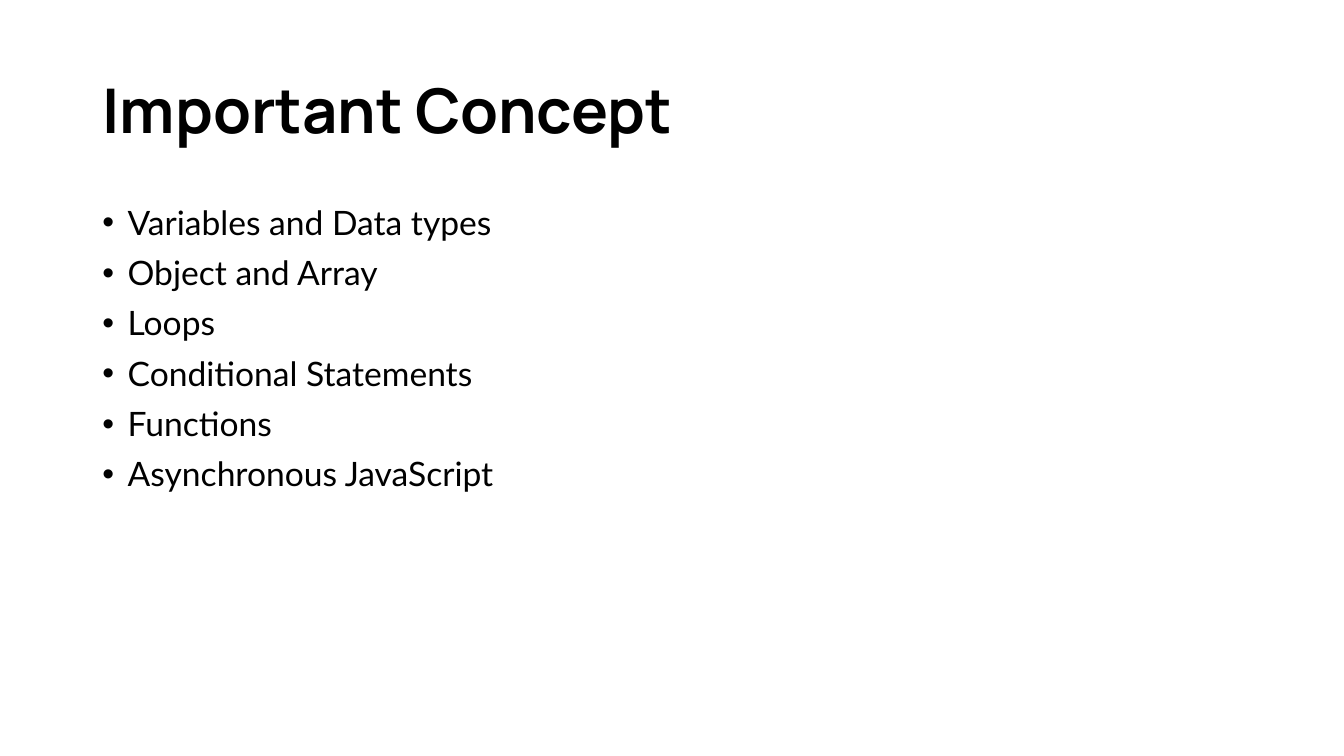
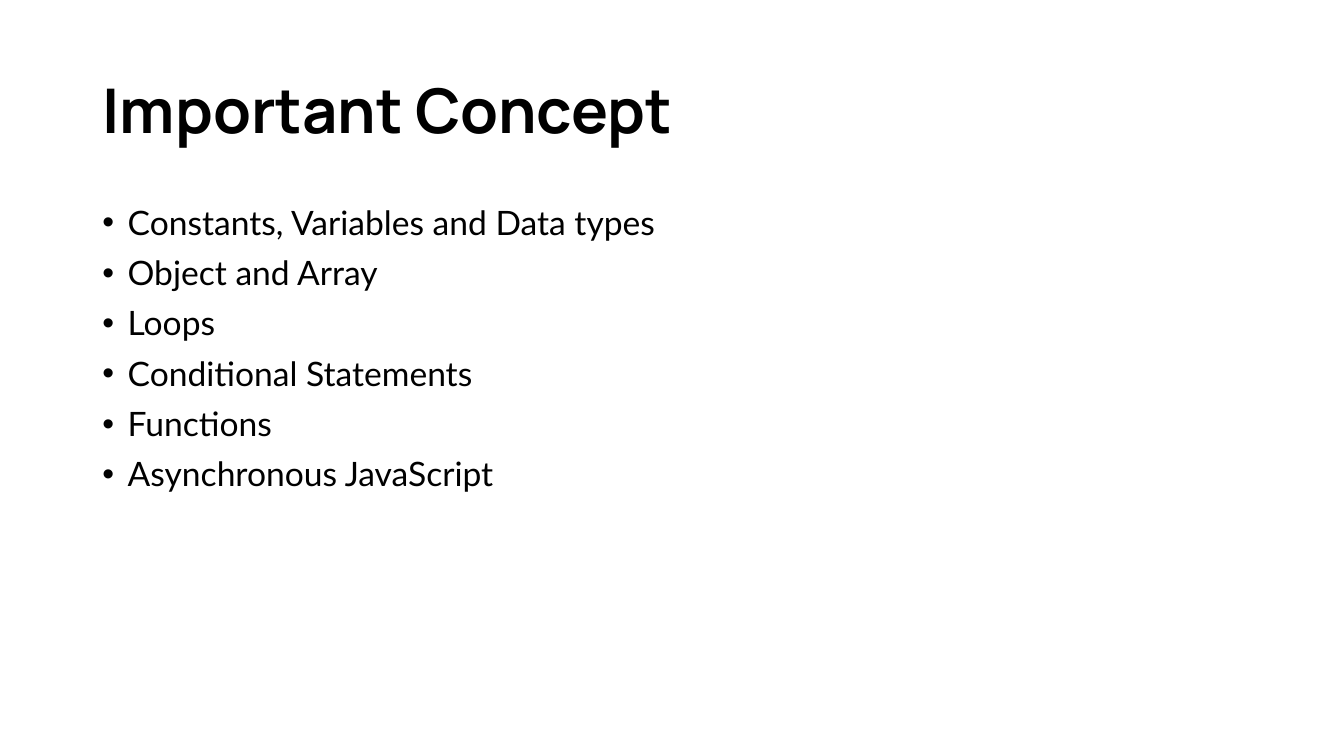
Before and after one commit to d33kshant/webdev-workshop, a slide deck: slide 20 of resources/workshop-presentation.pptx. Drawn at 1344x756 pixels with LibreOffice and Linux fonts; fonts in the diff are those of the drawing. Boxes give left, top, right and bottom in pixels: in the first picture for what was removed or moved away, otherwise in the second. Text is boxed around its words. In the diff, an @@ line names an element or a change of style, - is before the commit and + after.

Commit message:
Add more slides

```diff
--- a/resources/workshop-presentation.pptx
+++ b/resources/workshop-presentation.pptx
@@ text at (128, 210, 654, 241): text changed @@
-• Variables and Data types
+• Constants, Variables and Data types
```
Also in this commit, not shown: 4 other slides changed, 6 slides added, 1 slide removed.
